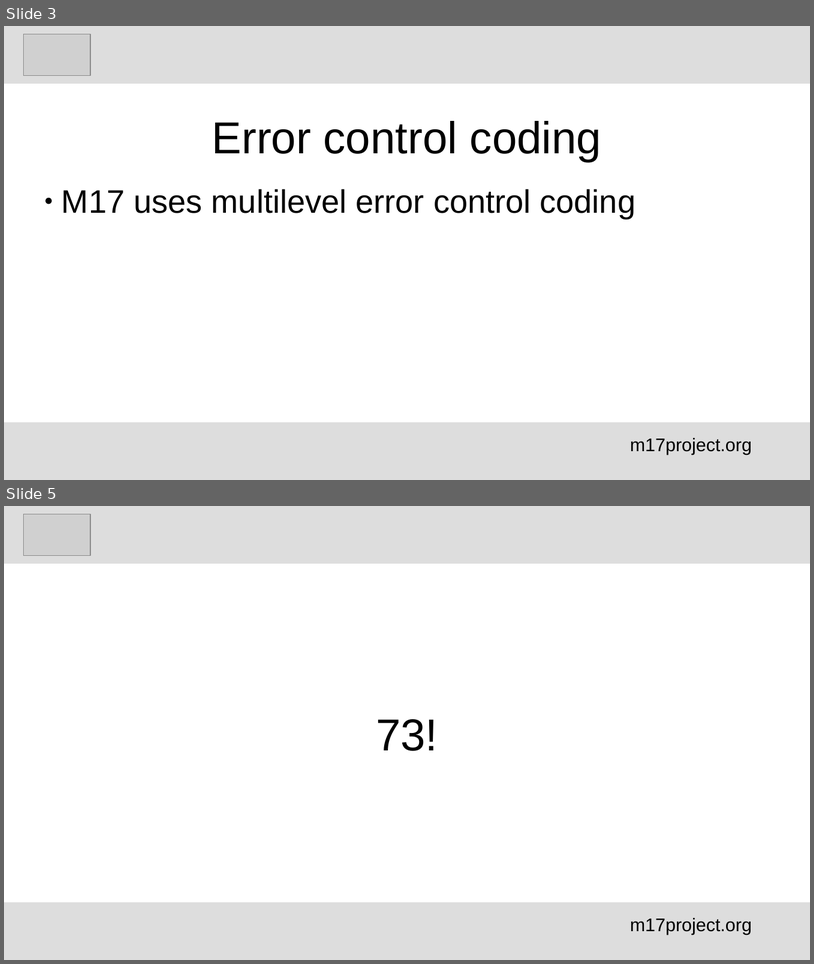
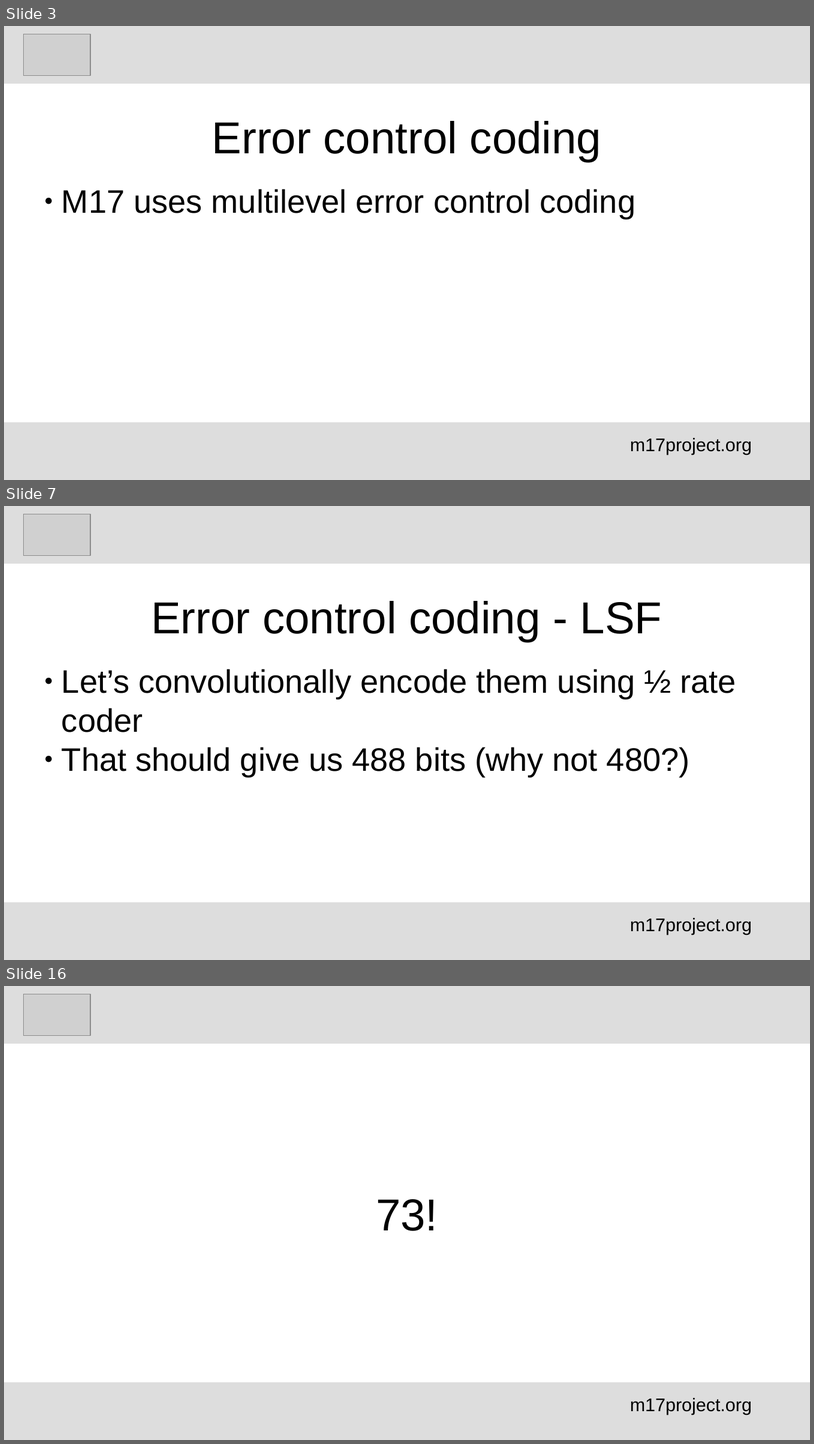
Before and after one commit to M17-Project/M17_education, a slide deck: English/M17_error control_schemes_en.odp. Shown one above the other, each under a label of ours: slides 3 and 5 before the commit, slides 3, 7 and 16 after it; the slides between them are not shown. The pictures are 814x964 and 814x1444 pixels, drawn with LibreOffice and Linux fonts; fonts in the diff are those of the drawing; grey boxes stand for pictures. Boxes give left, top, right and bottom in pixels: in the first picture for what was removed or moved away, otherwise in the second. Text is boxed around its words. In the diff, an @@ line names an element or a change of style, - is before the commit and + after.

```diff
--- a/English/M17_error control_schemes_en.odp
+++ b/English/M17_error control_schemes_en.odp
@@ slide 7 added at (x1=4, y1=506, x2=810, y2=960), background #FFFFFF @@
@@ rectangle added at (x1=4, y1=506, x2=810, y2=564), fill #DDDDDD @@
@@ picture added at (x1=23, y1=514, x2=90, y2=556) @@
@@ title added at (x1=151, y1=601, x2=663, y2=642), 44 pt, text #000000 @@
+Error control coding - LSF
@@ subtitle added at (x1=62, y1=669, x2=737, y2=777), 32 pt, text #000000 @@
+● Let’s convolutionally encode them using ½ rate coder
+● That should give us 488 bits (why not 480?)
@@ rectangle added at (x1=4, y1=902, x2=810, y2=960), fill #DDDDDD @@
@@ text added at (x1=630, y1=918, x2=752, y2=934), 18 pt, text #000000 @@
+m17project.org
@@ what was slide 5 is now slide 16 @@
```
Also in this commit, not shown: 2 slides changed, 10 other slides added, 1 other file.
